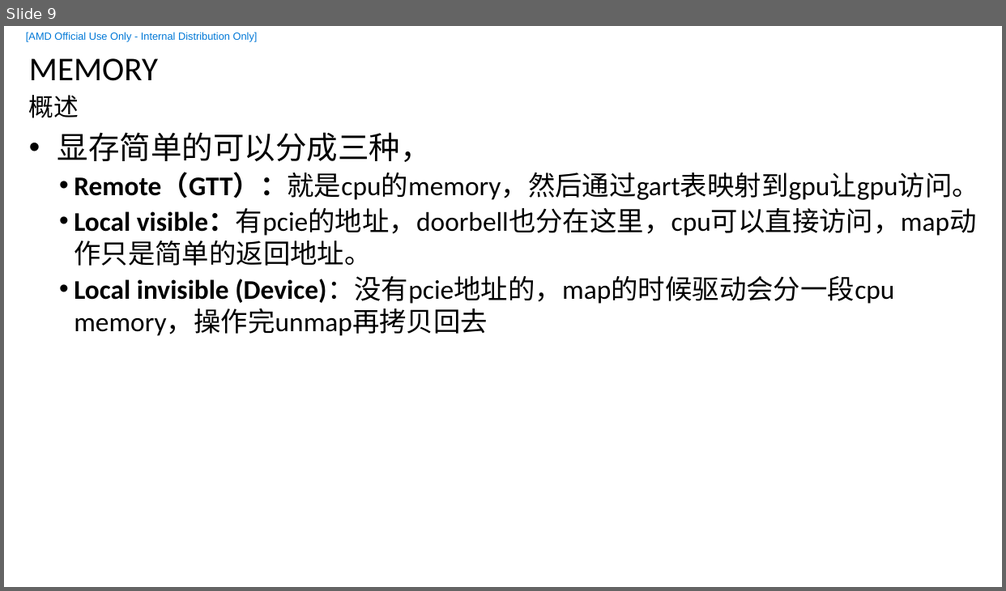
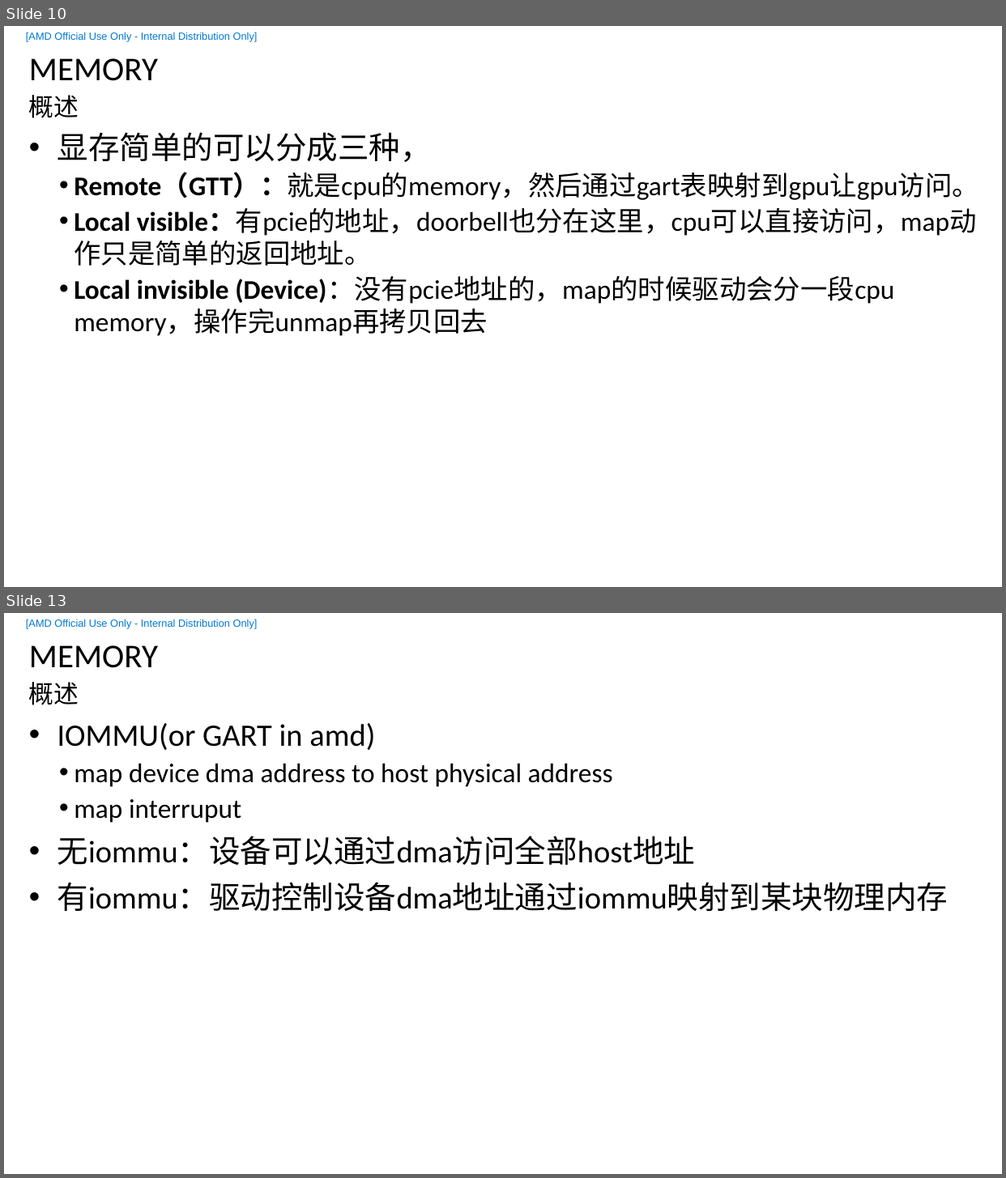
Before and after one commit to feifei14119/KmtHsaStudy, a slide deck: doc/HSA-KMT.pptx. Shown one above the other, each under a label of ours: slide 9 before the commit, slides 10 and 13 after it; the slides between them are not shown. The pictures are 1006x591 and 1006x1178 pixels, drawn with LibreOffice and Linux fonts; fonts in the diff are those of the drawing; background and template pictures are left out. Boxes give left, top, right and bottom in pixels: in the first picture for what was removed or moved away, otherwise in the second. Text is boxed around its words. In the diff, an @@ line names an element or a change of style, - is before the commit and + after.

```diff
--- a/doc/HSA-KMT.pptx
+++ b/doc/HSA-KMT.pptx
@@ slide 13 added at [4,613,1002,1174], background #FFFFFF; not listed: 2 template elements that a slide beside it also shows @@
@@ title added at [29,645,158,668], 32 pt, text #000000 @@
+MEMORY
@@ text added at [29,682,79,705], 24 pt, text #000000 @@
+概述
@@ text added at [57,723,948,911], 30 pt, text #000000 @@
+• IOMMU(or GART in amd)
+  • map device dma address to host physical address
+  • map interruput
+• 无iommu：设备可以通过dma访问全部host地址
+• 有iommu：驱动控制设备dma地址通过iommu映射到某块物理内存
@@ what was slide 9 is now slide 10 @@
```
Also in this commit, not shown: 1 slide changed, 5 other slides added, 1 slide removed, 3 other files.
